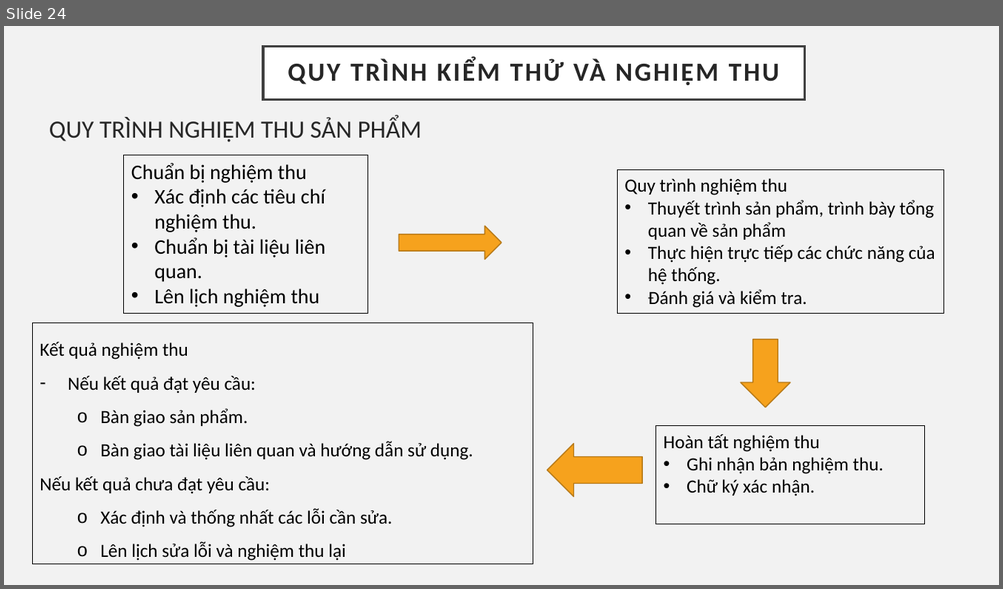
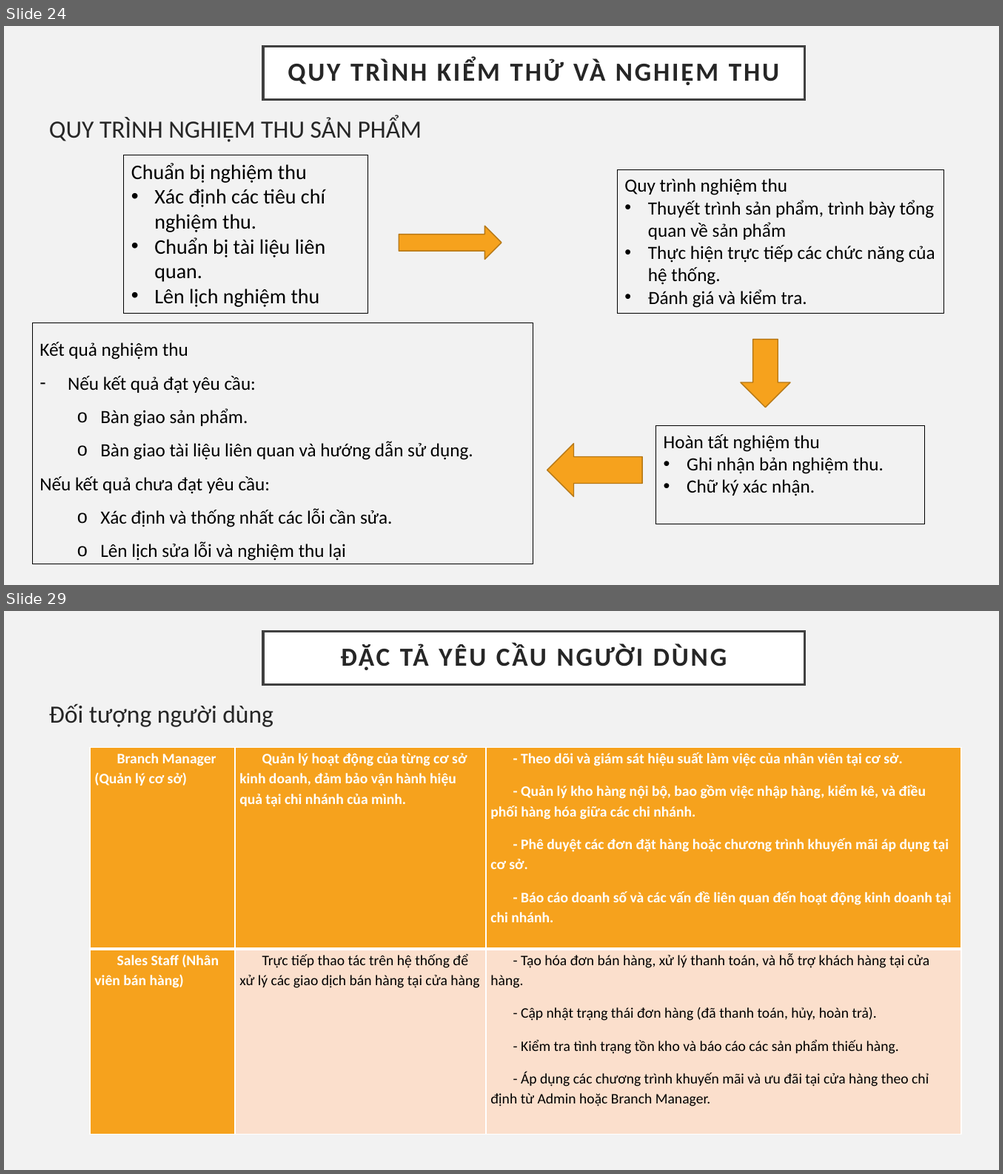
Before and after one commit to Tranngocphuc2003/BTL-CNPM, a slide deck: BTL Công nghệ phần mềm.pptx. Shown one above the other, each under a label of ours: slide 24 before the commit, slides 24 and 29 after it; the slides between them are not shown. The pictures are 1003x589 and 1003x1174 pixels, drawn with LibreOffice and Linux fonts; fonts in the diff are those of the drawing. Boxes give left, top, right and bottom in pixels: in the first picture for what was removed or moved away, otherwise in the second. Text is boxed around its words. In the diff, an @@ line names an element or a change of style, - is before the commit and + after.

```diff
--- a/BTL Công nghệ phần mềm.pptx
+++ b/BTL Công nghệ phần mềm.pptx
@@ slide 29 added at [4, 611, 999, 1170], background #F2F2F2 @@
@@ title added at [263, 631, 805, 684], fill #FFFFFF, outline #404040 2.5 pt, 25.2 pt, text #262626, bold @@
+ĐẶC TẢ YÊU CẦU NGƯỜI DÙNG
@@ text added at [49, 703, 273, 727], 24 pt, text #262626 @@
+Đối tượng người dùng
@@ table added at [90, 748, 961, 1135], 2 rows, 3 columns @@
+Branch Manager (Quản lý cơ sở) | Quản lý hoạt động của từng cơ sở kinh doanh, đảm bảo vận hành hiệu quả tại chi nhánh của mình. | - Theo dõi và giám sát hiệu suất làm việc của nhân viên tại cơ sở. / - Quản lý kho hàng nội bộ, bao gồm việc nhập hàng, kiểm kê, và điều phối hàng hóa giữa các chi nhánh. / - Phê duyệt các đơn đặt hàng hoặc chương trình khuyến mãi áp dụng tại cơ sở. / - Báo cáo doanh số và các vấn đề liên quan đến hoạt động kinh doanh tại chi nhánh.
+Sales Staff (Nhân viên bán hàng) | Trực tiếp thao tác trên hệ thống để xử lý các giao dịch bán hàng tại cửa hàng | - Tạo hóa đơn bán hàng, xử lý thanh toán, và hỗ trợ khách hàng tại cửa hàng. / - Cập nhật trạng thái đơn hàng (đã thanh toán, hủy, hoàn trả). / - Kiểm tra tình trạng tồn kho và báo cáo các sản phẩm thiếu hàng. / - Áp dụng các chương trình khuyến mãi và ưu đãi tại cửa hàng theo chỉ định từ Admin hoặc Branch Manager.
```
Also in this commit, not shown: 26 other slides added, 2 other files.
